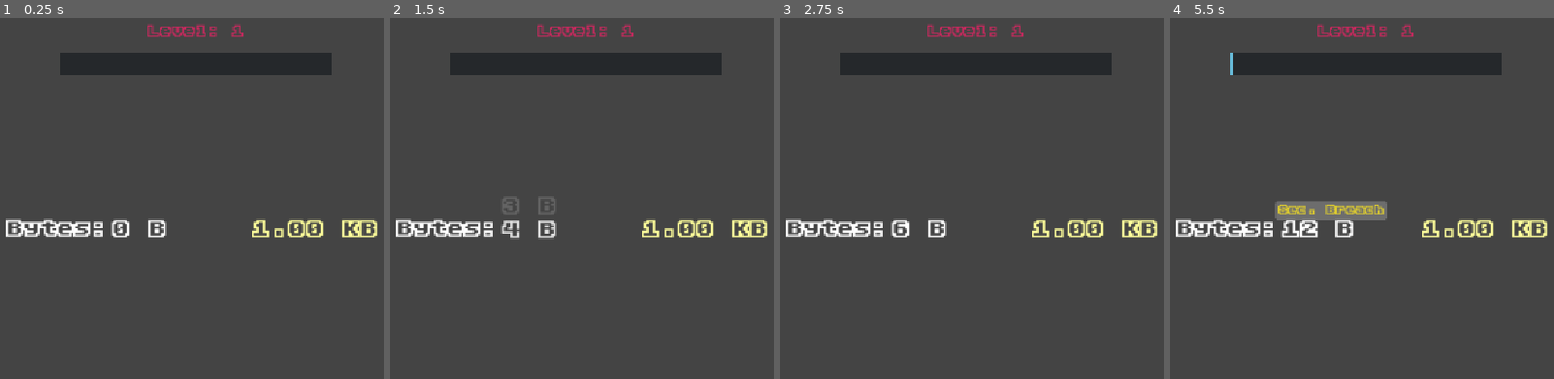
Above: before the commit, frames 1-4 (left to right).
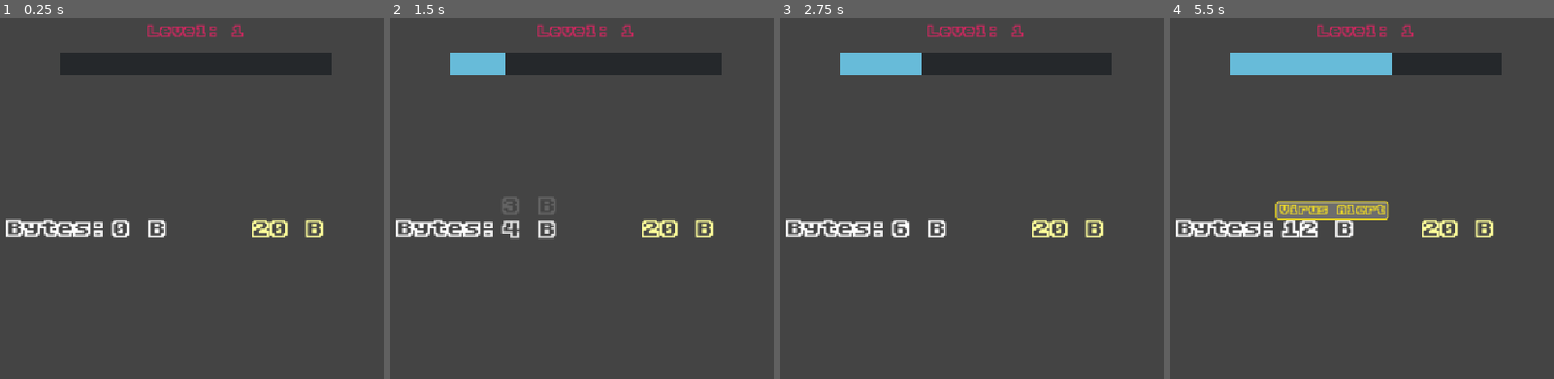
Above: after the commit, the same moments.

Repository: yiuriel/click.exe
Game: Godot game, scene res://scenes/game/game.tscn
Same seed, same stepped clock (60 frames per second), same inputs: the game is played once before the commit and once after it. The project has no main scene, so this scene is started directly.
Inputs (mouse positions are in pixels of both pictures, inside the frame that each line leads up to):
- Up to frame 1 (0.25 s): no input
- Up to frame 2 (1.5 s): tap Enter at 0.5 s; move the mouse to (754, 209) at 0.52 s; click (754, 209) at 0.67 s; tap Space at 1.25 s; move the mouse to (432, 252) at 1.27 s; click (432, 252) at 1.42 s
- Up to frame 3 (2.75 s): tap Enter at 2 s; move the mouse to (1052, 137) at 2.02 s; click (1052, 137) at 2.17 s
- Up to frame 4 (5.5 s): tap Space at 2.75, 4.25 s; move the mouse to (1327, 317) at 2.77 s; click (1327, 317) at 2.92 s; tap Enter at 3.5 s; move the mouse to (outside the picture) at 3.52 s; click (outside the picture) at 3.67 s; move the mouse to (outside the picture) at 4.27 s; click (outside the picture) at 4.42 s; move the mouse to (1404, 230) at 5.02 s; click (1404, 230) at 5.17 s

The runs differ from the first frame. In frame 1, 0.8% of the frame differs, in the area x 65-99%, y 55-61%; in frame 2, 1.7%; in frame 3, 2.1%; in frame 4, 4.3%, in the area x 16-99%, y 9-61%.

Commit message:
finishing details so playing and leveling works

Diff:
--- a/globals/G_LevelData.gd
+++ b/globals/G_LevelData.gd
@@ -2,7 +2,7 @@
 
 signal level_change(new_level: int)
 
-var level = 1:
+var level = 0:
 	set(new_level):
 		level = new_level
 		# Emitimos la señal pasando el nuevo valor
@@ -12,6 +12,7 @@
 	level += 1
 
 var goal_per_level = {
+	0: 20,
 	1: 1024,
 	2: 8192,
 	3: 65536,
@@ -24,5 +25,14 @@
 	10: 137438953472,
 }
 
+func get_previous_level_goal() -> int:
+	if level == 0:
+		return 0
+
+	return goal_per_level[level - 1]
+
+func get_goal_per_level() -> int:
+	return goal_per_level[level]
+
 func is_current_level_finished() -> bool:
 	return GlobalData.bytes >= goal_per_level[level]
--- a/globals/G_PowerUps.gd
+++ b/globals/G_PowerUps.gd
@@ -4,13 +4,23 @@
 var power_ups = {
 	"data_leak": {
 		"action": "add",
-		"value": 25,
+		"value": 50,
 		"label": "Data leak"
 	},
 	"security_breach": {
 		"action": "multiply",
-		"value": 1.05,
+		"value": 1.1,
 		"label": "Sec. Breach"
+	},
+	"virus": {
+		"action": "subtract",
+		"value": 35,
+		"label": "Virus"
+	},
+	"virus_alert": {
+		"action": "add",
+		"value": 35,
+		"label": "Virus Alert"
 	}
 }
 
@@ -22,6 +32,8 @@
 		return bytes + power_up_value
 	elif power_up.get('action') == "multiply":
 		return bytes * power_up_value
+	elif power_up.get('action') == "subtract":
+		return max(bytes - power_up_value, LevelData.get_previous_level_goal())
 	return bytes
 
 func is_power_up_available() -> bool:
--- a/scenes/game/game.gd
+++ b/scenes/game/game.gd
@@ -29,6 +29,8 @@
 
 func _on_power_up_pressed(power_up: Variant):
 	GlobalData.bytes = PowerUps.handle_power_up(power_up, GlobalData.bytes)
+	if LevelData.is_current_level_finished():
+		$CanvasLayer/NextLevel.visible = true
 
 func _on_level_change(_level: int) -> void:
 	$CanvasLayer/NextLevel.visible = false
@@ -44,3 +46,6 @@
 
 	if event is InputEventKey and not event.is_echo() and event.is_pressed():
 		GlobalData.bytes += 1
+
+	if LevelData.is_current_level_finished():
+		$CanvasLayer/NextLevel.visible = true
--- a/scenes/game/level_progress.gd
+++ b/scenes/game/level_progress.gd
@@ -4,9 +4,10 @@
 # Called when the node enters the scene tree for the first time.
 func _ready() -> void:
 	GlobalData.bytes_changed.connect(_on_bytes_changed)
+	LevelData.level_change.connect(_on_bytes_changed)
 
 
 # Called every frame. 'delta' is the elapsed time since the previous frame.
 func _on_bytes_changed(bytes: int) -> void:
-	var new_value = bytes * 100 / LevelData.goal_per_level[LevelData.level]
+	var new_value = bytes * 100 / LevelData.get_goal_per_level()
 	value = new_value
--- a/scenes/power_up/power_up.gd
+++ b/scenes/power_up/power_up.gd
@@ -4,11 +4,15 @@
 
 var power_up: Variant
 
+var is_bad_power_up: bool
+
 func add_data(incoming_power_up: Variant) -> void:
 	if not incoming_power_up:
 		return
 
 	power_up = incoming_power_up
+	if power_up.has('action') and power_up.get('action') == "subtract":
+		$PowerUpButton.add_theme_color_override("font_color", Color.FIREBRICK)
 	if power_up.has('label'):
 		$PowerUpButton.text = power_up.get('label')
 
--- a/scenes/power_up/power_up.tscn
+++ b/scenes/power_up/power_up.tscn
@@ -6,6 +6,11 @@
 
 [sub_resource type="StyleBoxFlat" id="StyleBoxFlat_a6us8"]
 bg_color = Color(0.6, 0.6, 0.6, 0.5568628)
+border_width_left = 2
+border_width_top = 2
+border_width_right = 2
+border_width_bottom = 2
+border_color = Color(0.9647059, 0.8784314, 0.12941177, 1)
 corner_radius_top_left = 4
 corner_radius_top_right = 4
 corner_radius_bottom_right = 4
@@ -15,7 +20,12 @@
 expand_margin_right = 4.0
 
 [sub_resource type="StyleBoxFlat" id="StyleBoxFlat_ru046"]
-bg_color = Color(0.6, 0.8117647, 0.6, 1)
+bg_color = Color(0.7176471, 0.5176471, 0.6, 1)
+border_width_left = 2
+border_width_top = 2
+border_width_right = 2
+border_width_bottom = 2
+border_color = Color(0.7176471, 0.5137255, 0.6, 1)
 corner_radius_top_left = 4
 corner_radius_top_right = 4
 corner_radius_bottom_right = 4
@@ -25,7 +35,12 @@
 expand_margin_right = 4.0
 
 [sub_resource type="StyleBoxFlat" id="StyleBoxFlat_xn50g"]
-bg_color = Color(0.6, 0.6, 0.8117647, 1)
+bg_color = Color(0.8980392, 0.42352942, 0.53333336, 1)
+border_width_left = 2
+border_width_top = 2
+border_width_right = 2
+border_width_bottom = 2
+border_color = Color(0.8980392, 0.42352942, 0.53333336, 1)
 corner_radius_top_left = 4
 corner_radius_top_right = 4
 corner_radius_bottom_right = 4
Not shown, added: README.md
